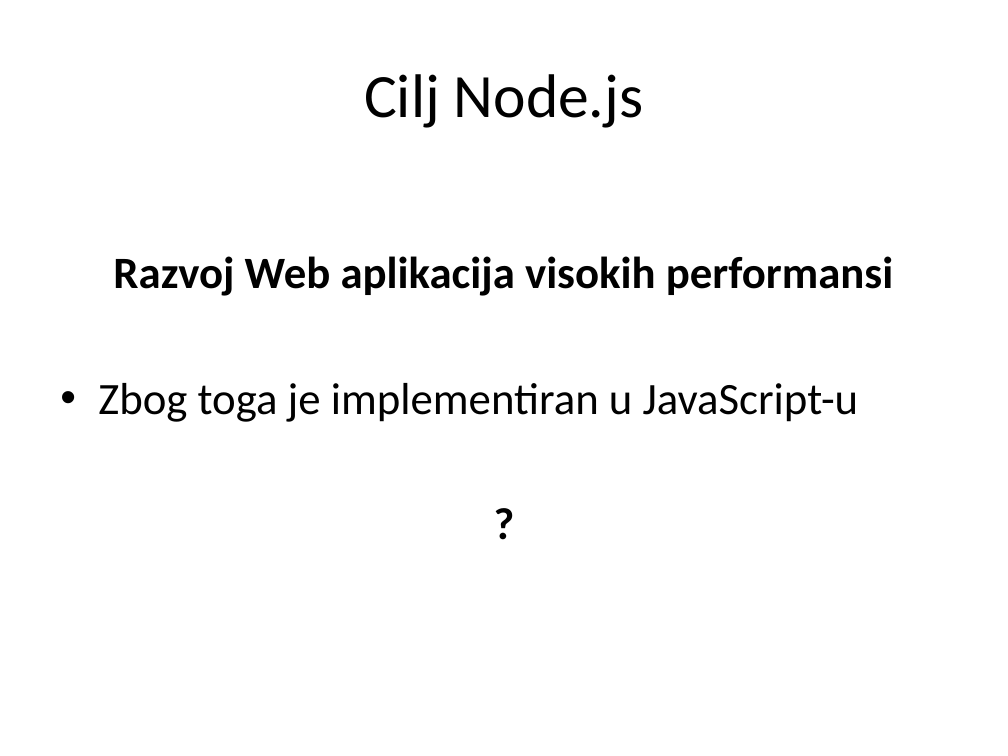
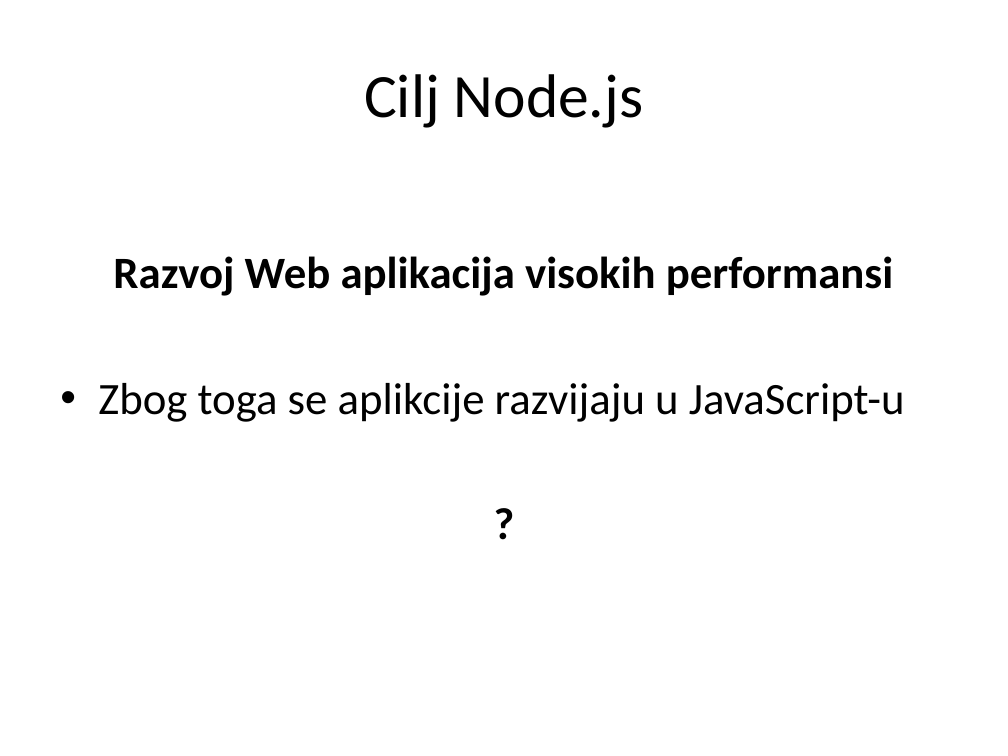
Before and after one commit to Cobrijani/2016, a slide deck: slide 3 of BackEnd/01_Node/BackEnd_01_Node.pptx. Drawn at 1008x756 pixels with LibreOffice and Linux fonts; fonts in the diff are those of the drawing. Boxes give left, top, right and bottom in pixels: in the first picture for what was removed or moved away, otherwise in the second. Text is boxed around its words. In the diff, an @@ line names an element or a change of style, - is before the commit and + after.

```diff
--- a/BackEnd/01_Node/BackEnd_01_Node.pptx
+++ b/BackEnd/01_Node/BackEnd_01_Node.pptx
@@ text at box(98, 383, 905, 422): text changed @@
-• Zbog toga je implementiran u JavaScript-u
+• Zbog toga se aplikcije razvijaju u JavaScript-u
```
Also in this commit, not shown: 2 other slides changed, 5 other files.
